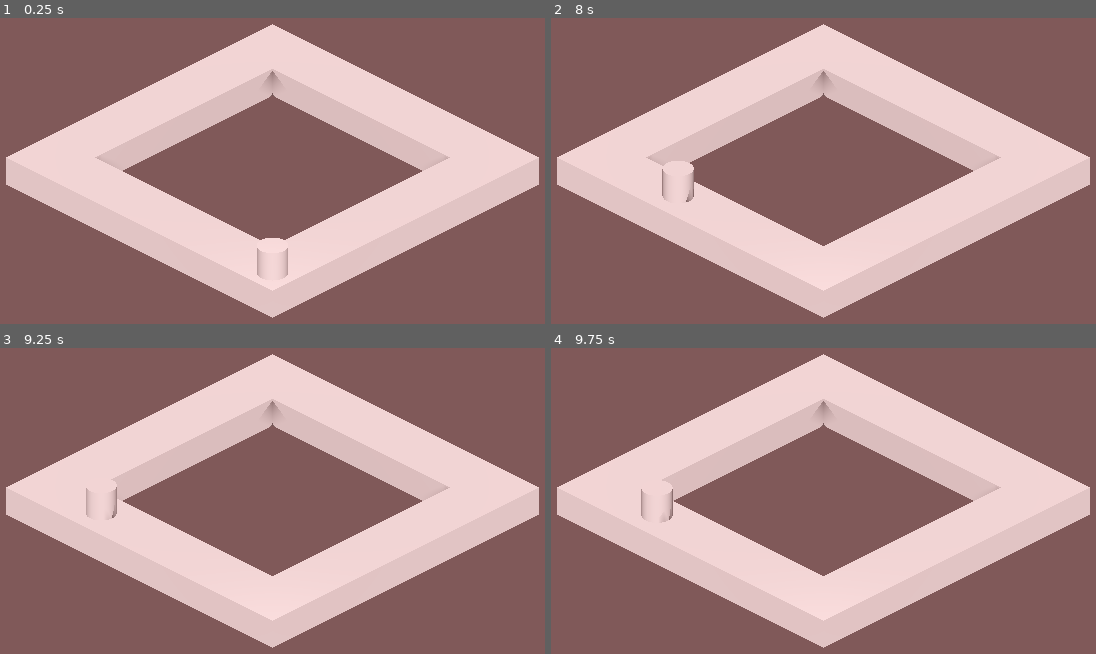
Above: before the commit, frames 1-4 (two rows, left to right).
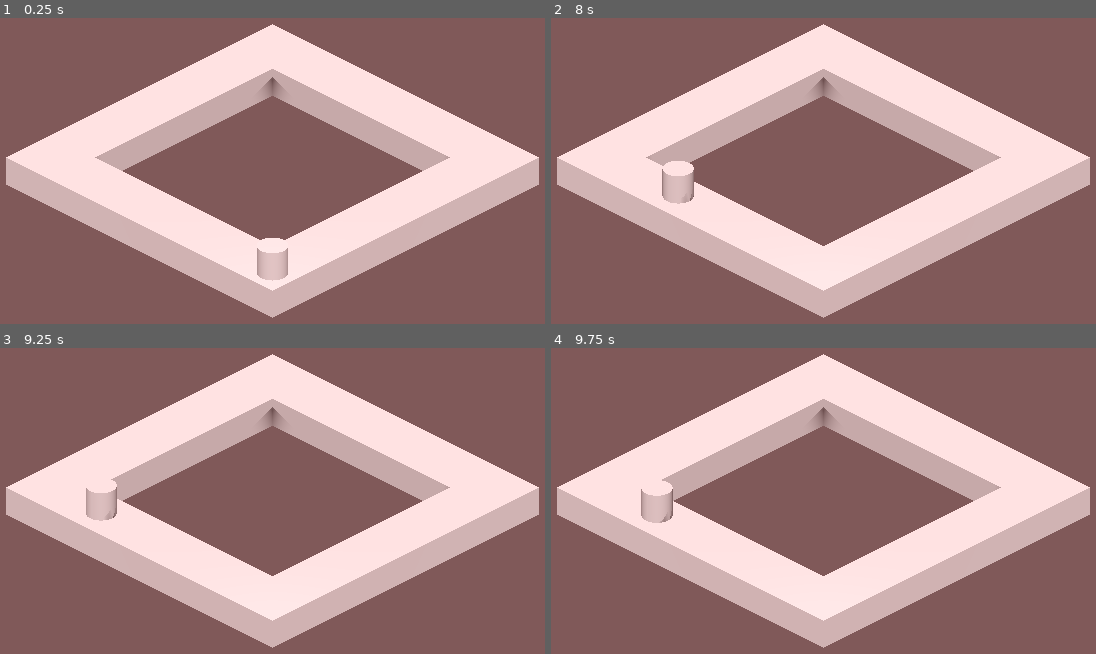
Above: after the commit, the same moments.

Repository: Cicadeuhum/monopoly-kocak
Game: Godot game, scene res://scenes/level_abby.tscn
Same seed, same stepped clock (60 frames per second), same inputs: the game is played once before the commit and once after it.
Inputs:
- Up to frame 1 (0.25 s): no input
- Up to frame 2 (8 s): tap Enter (ui_accept) at 0.5, 0.77, 1.25, 1.52, 2, 2.75, 3.02, 3.77, 4.52, 5, 5.75, 6.02, 6.77, 7.52 s
- Up to frame 3 (9.25 s): tap Enter (ui_accept) at 9.02 s
- Up to frame 4 (9.75 s): no input

The runs differ from the first frame. In frame 1, 0.3% of the frame differs, in the area x 17-83%, y 17-46%; in frame 2, 0.3%, in the area x 17-83%, y 17-61%; in frame 3, 0.3%; in frame 4, 0.3%.

Commit message:
Issue 2
Add money to pawn

Diff:
--- /dev/null
+++ b/resources/Tile_0.tres
@@ -0,0 +1,21 @@
+[gd_resource type="Resource" script_class="Asset" load_steps=7 format=3 uid="uid://c5lv6hbv2kw4s"]
+
+[ext_resource type="Script" path="res://scripts/asset.gd" id="1_kvrmn"]
+
+[sub_resource type="StandardMaterial3D" id="StandardMaterial3D_twal1"]
+albedo_color = Color(0, 0, 0, 1)
+
+[sub_resource type="BoxMesh" id="BoxMesh_daqkn"]
+material = SubResource("StandardMaterial3D_twal1")
+
+[sub_resource type="BoxMesh" id="BoxMesh_ad17i"]
+
+[sub_resource type="BoxMesh" id="BoxMesh_jn2sc"]
+
+[sub_resource type="BoxMesh" id="BoxMesh_xoxc2"]
+
+[resource]
+script = ExtResource("1_kvrmn")
+value = 0.0
+tile_index = 0
+visual = Array[Mesh]([SubResource("BoxMesh_daqkn"), SubResource("BoxMesh_ad17i"), SubResource("BoxMesh_jn2sc"), SubResource("BoxMesh_xoxc2")])
--- /dev/null
+++ b/resources/Tile_1.tres
@@ -0,0 +1,9 @@
+[gd_resource type="Resource" script_class="Asset" load_steps=2 format=3 uid="uid://b27q681mjpsii"]
+
+[ext_resource type="Script" path="res://scripts/asset.gd" id="1_kvrmn"]
+
+[resource]
+script = ExtResource("1_kvrmn")
+value = 0.0
+tile_index = 1
+visual = Array[Mesh]([])
--- /dev/null
+++ b/resources/Tile_2.tres
@@ -0,0 +1,8 @@
+[gd_resource type="Resource" script_class="Asset" load_steps=2 format=3 uid="uid://dxhku2n724f5c"]
+
+[ext_resource type="Script" path="res://scripts/asset.gd" id="1_ksxvo"]
+
+[resource]
+script = ExtResource("1_ksxvo")
+value = 0.0
+tile_index = 2
--- /dev/null
+++ b/scenes/game_master.gd
@@ -0,0 +1,11 @@
+extends Node
+
+
+# Called when the node enters the scene tree for the first time.
+func _ready() -> void:
+	pass # Replace with function body.
+
+
+# Called every frame. 'delta' is the elapsed time since the previous frame.
+func _process(delta: float) -> void:
+	pass
--- /dev/null
+++ b/scenes/game_master.tscn
@@ -0,0 +1,3 @@
+[gd_scene format=3 uid="uid://2byyg0103ygo"]
+
+[node name="Game Master" type="Node"]
--- a/scenes/level_abby.tscn
+++ b/scenes/level_abby.tscn
@@ -1,7 +1,8 @@
-[gd_scene load_steps=7 format=3 uid="uid://db841cnaifibp"]
+[gd_scene load_steps=8 format=3 uid="uid://db841cnaifibp"]
 
 [ext_resource type="PackedScene" uid="uid://c5rt7dn6j5xqh" path="res://scenes/tile_sudut.tscn" id="1_r201c"]
 [ext_resource type="PackedScene" uid="uid://b3psvwndgyeyv" path="res://scenes/tile_tengah.tscn" id="2_w1j5s"]
+[ext_resource type="Resource" uid="uid://c5lv6hbv2kw4s" path="res://resources/Tile_0.tres" id="3_3hvf8"]
 [ext_resource type="PackedScene" uid="uid://duw2lwvusms7x" path="res://scenes/pawn.tscn" id="3_ct2ot"]
 
 [sub_resource type="ProceduralSkyMaterial" id="ProceduralSkyMaterial_br7uu"]
@@ -25,7 +26,7 @@
 environment = SubResource("Environment_3qxft")
 
 [node name="DirectionalLight3D" type="DirectionalLight3D" parent="."]
-transform = Transform3D(-0.707107, 0.5, -0.5, 0, 0.707107, 0.707107, 0.707107, 0.5, -0.5, 0, 0, 0)
+transform = Transform3D(-0.707107, 0.612373, -0.353553, 0, 0.5, 0.866026, 0.707107, 0.612373, -0.353553, 0, 0, 0)
 shadow_enabled = true
 
 [node name="Camera3D" type="Camera3D" parent="."]
@@ -40,6 +41,7 @@
 [node name="tile_tengah" parent="tile_sudut" instance=ExtResource("2_w1j5s")]
 transform = Transform3D(1, 0, 0, 0, 1, 0, 0, 0, 1, 1.5, 0, 0)
 index = 1
+asset = ExtResource("3_3hvf8")
 
 [node name="tile_tengah2" parent="tile_sudut" instance=ExtResource("2_w1j5s")]
 transform = Transform3D(1, 0, 0, 0, 1, 0, 0, 0, 1, 2.5, 0, 0)
--- /dev/null
+++ b/scripts/asset.gd
@@ -0,0 +1,6 @@
+extends Resource
+class_name Asset
+
+@export var value : float
+@export var tile_index : int
+@export var visual : Array[Mesh]
--- a/scripts/pawn.gd
+++ b/scripts/pawn.gd
@@ -1,4 +1,8 @@
 extends AnimatableBody3D
+
+var is_turn := false
+var money : float = 0
+var assets : Array[Asset]
 
 var tile_index := 0
 var can_move := true
--- a/scripts/tile.gd
+++ b/scripts/tile.gd
@@ -2,3 +2,4 @@
 class_name Tile
 
 @export var index : int
+@export var asset : Asset
